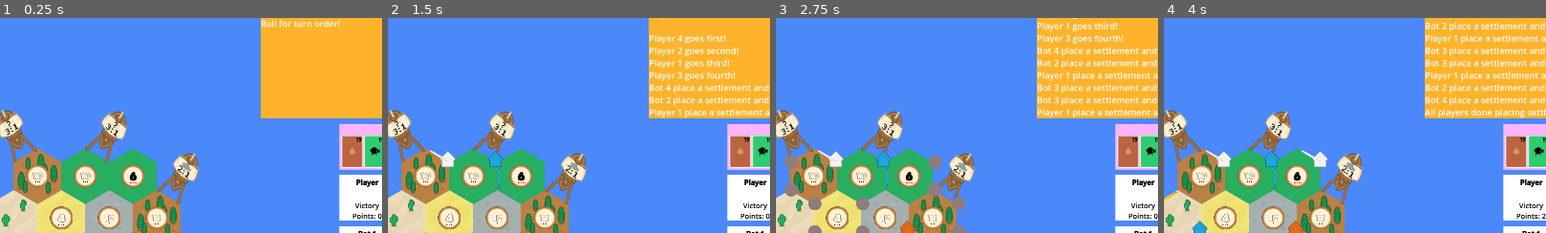
Above: before the commit, frames 1-4 (left to right).
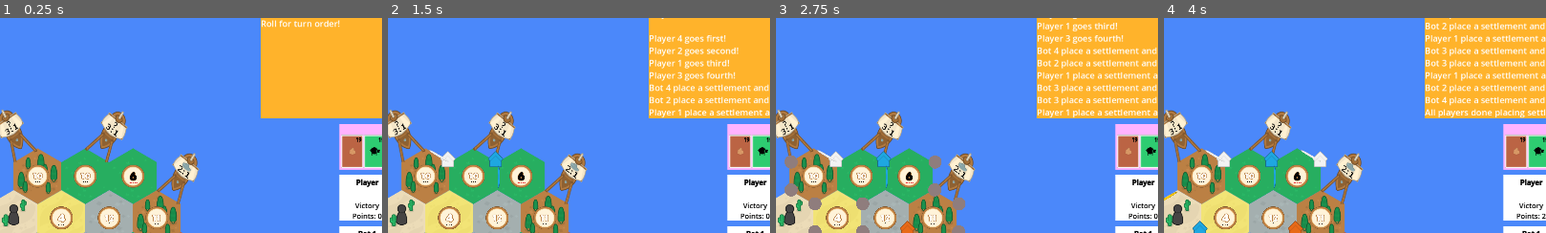
Above: after the commit, the same moments.

Repository: 0chasew0/Canaan-Client
Game: Godot game, scene res://scenes/canaan.tscn
Two runs of this game, one before a commit and one after it. Both use one fixed random seed, a clock stepped at 60 frames per second and the inputs below. This scene is started directly instead of the project's main scene.
Inputs (mouse positions are % of the whole screen's width and height, from its top left):
- Up to frame 1 (0.25 s): no input
- Up to frame 2 (1.5 s): click "Roll Dice" at 0.5 s; click (32, 57) at 1.27 s
- Up to frame 3 (2.75 s): click (32, 60) at 2 s
- Up to frame 4 (4 s): click (35, 47) at 2.77 s; click (36, 45) at 3.5 s
The pictures show only the part of the screen within x 36-86%, y 4-54%; the shares and areas given below are measured in that part.

The runs differ from the first frame. In frame 1, 0.2% of the frame differs, in the area x 2-5%, y 86-97%; in frame 2, 0.2%; in frame 3, 0.2%; in frame 4, 0.2%.

Commit message:
resources

Diff:
--- a/scenes/canaan.gd
+++ b/scenes/canaan.gd
@@ -11,6 +11,7 @@
 @onready var BOT_1_UI_BOX = $UILayer/Player2Background
 @onready var BOT_2_UI_BOX = $UILayer/Player3Background
 @onready var BOT_3_UI_BOX = $UILayer/Player4Background
+@onready var global_ui_resource_offset = 0
 
 # Game state variables
 @onready var global_vertices = null
@@ -35,6 +36,7 @@
 	"Wheat": 0,
 	"Stone": 0
 }
+@onready var ROBBER_POSITION = null
 
 # Debug vars
 @export var DEBUG_map_vertex_offset = Vector2(905, 671) # For the map vertices
@@ -102,6 +104,9 @@
 	ELIGIBLE_ROAD_VERTICES = global_vertices.duplicate()
 	init_settlement_buttons(global_vertices)
 
+	# Initialize Robber
+	await initialize_robber(standard_map, tile_positions)
+
 	# Initialize chat box setting(s)
 	chat_log.append_text("[font_size=%s]Welcome to Canaan!" % chat_log_font_size)
 
@@ -146,43 +151,52 @@
 	BOT_2_UI_BOX.get_node("VP").text = "[font_size=18][center]Victory Points: 2"
 	BOT_3_UI_BOX.get_node("VP").text = "[font_size=18][center]Victory Points: 2"
 
-	# Initialize Robber
-
-	main_game_loop()
-
-func main_game_loop():
+
+	main_game_loop(tile_positions, standard_map)
+
+func main_game_loop(tile_positions, standard_map):
 	GLOBAL_TURN_NUM = 1
 
 	# Bot functionality added for testing
-	for i in range(100): # Turn limit?
+	for i in range(400): # Turn limit?
 		if GLOBAL_TURN_NUM == PLAYER_TURN_NUM:
-			# Represents a single turn
+			# Turn Initializers
+			print("player turn")
+			roll_dice_btn.disabled = false
 
 			# Can play one development card before rolling dice
+
 			# Check for win
 
 			await roll_dice_btn.pressed # Wait for user to roll dice before continuing
 			DIE_ROLL_NUM = _on_roll_dice_pressed()
-
-
-			break
+			roll_dice_btn.disabled = true
+
+			# Generate resources for EACH player based on dice result, unless a 7 is rolled
+			# For friendly robber, check that no player has VP > 2, else do robber as normal
+			if DIE_ROLL_NUM == 7 and PLAYER_VP < 3 and BOT_1_VP < 3 and BOT_2_VP < 3 and BOT_3_VP < 3:
+				activate_robber()
+			await generate_resources_for_all_players(DIE_ROLL_NUM, tile_positions_local, tile_positions, standard_map)
+
+
 		elif GLOBAL_TURN_NUM == BOT_1_TURN_NUM:
+			print("bot 1 turn")
 			# Simulate dice roll
 
 			# Increment turn and end turn
 			GLOBAL_TURN_NUM += 1
 			if GLOBAL_TURN_NUM > 4:
 				GLOBAL_TURN_NUM = 1
-			pass
 		elif GLOBAL_TURN_NUM == BOT_2_TURN_NUM:
+			print("bot 2 turn")
+			GLOBAL_TURN_NUM += 1
 			if GLOBAL_TURN_NUM > 4:
 				GLOBAL_TURN_NUM = 1
-			pass
 		elif GLOBAL_TURN_NUM == BOT_3_TURN_NUM:
+			print("bot 3 turn")
+			GLOBAL_TURN_NUM += 1
 			if GLOBAL_TURN_NUM > 4:
 				GLOBAL_TURN_NUM = 1
-			pass
-
 
 func initialize_ui_boxes() -> void:
 	PLAYER_UI_BOX.get_node("PlayerName").text = "[font_size=18][center][b]Player"
@@ -191,11 +205,20 @@
 	BOT_3_UI_BOX.get_node("PlayerName").text = "[font_size=18][center][b]Bot 3"
 
 # Debug func
-func _draw():
-	for x in tile_positions_local:
-		draw_circle(x, 5, Color(Color.RED), 5.0)
-
-
+#func _draw():
+	#for x in tile_positions_local:
+		#draw_circle(x, 5, Color(Color.RED), 5.0)
+
+func initialize_robber(map_data, tile_positions):
+	# Find desert tile and place robber there
+	for i in range(len(tile_positions)):
+		var id = map_data.get_cell_source_id(tile_positions[i])
+		if id == 6: # 6 = desert
+			var local_coords_for_center_of_tile = tile_positions_local[i]
+			$MapLayer/Robber.position = local_coords_for_center_of_tile + Vector2(-32, -32)
+			ROBBER_POSITION = local_coords_for_center_of_tile
+			break
+	return
 
 # A client will only roll once
 func roll_for_who_goes_first():
@@ -296,6 +319,67 @@
 
 	# All functions require a sync to the server!
 
+# TODO
+func activate_robber():
+	pass
+
+func generate_resources_for_all_players(dice_result, tile_positions_local, tile_positions, map_data):
+
+	# Maps the visual resource num to it's Atlas ID in the TileSet
+	var RESOURCE_NUM_MAPPING = {
+		1: 2,
+		2: 3,
+		3: 4,
+		4: 5,
+		5: 6,
+		6: 8,
+		7: 9,
+		8: 10,
+		9: 11,
+		10: 12
+	}
+
+	var SOURCE_ID_TO_RESOURCE_MAPPING = {
+		1: "Tree",
+		2: "Sheep",
+		3: "Brick",
+		4: "Wheat",
+		5: "Stone"
+	}
+
+	# Check each settlements adjacent tiles to see if they match the dice result
+	var resources = []
+	for i in range(len(PLAYER_SETTLEMENTS)):
+		for j in range(len(tile_positions_local)):
+			# Should be the three closest tiles, where pos is the center of the tile
+			var distance = sqrt(((tile_positions_local[j].x - PLAYER_SETTLEMENTS[i].x)**2) + ((tile_positions_local[j].y - PLAYER_SETTLEMENTS[i].y)**2))
+			if distance < 75:
+				# Get the tiles atlas id and use the mapping
+				var resource_num_source_id = resource_num_map_layer.get_cell_source_id(tile_positions[j])
+				if RESOURCE_NUM_MAPPING[resource_num_source_id] == dice_result:
+					resources.append(map_data.get_cell_source_id(tile_positions[j]))
+
+	# Do a lookup to mapping dict and add to player's resource dict
+	var UI_offset = global_ui_resource_offset
+	for id in resources:
+		if id == 6: # Skip desert tile
+			continue
+		var resource = SOURCE_ID_TO_RESOURCE_MAPPING[id]
+		PLAYER_RESOURCES[resource] += 1
+
+		# Add resources as UI elements
+		for node in get_node("UILayer/Supply").get_children():
+			if node.name == resource:
+				var copied_ui_resource = node.duplicate()
+				$"UILayer/Resource Bar".add_child(copied_ui_resource, true)
+				copied_ui_resource.position = Vector2(6.5 + UI_offset, 9.3)
+				copied_ui_resource.z_index = 1
+				copied_ui_resource.remove_child(copied_ui_resource.get_children()[0]) # Removes the supply text from the top right of the card
+
+				break
+		UI_offset += 60
+	global_ui_resource_offset = UI_offset
+
 # Generate initial resources for the player, bot functionality added in for debug using global turn num
 func generate_initial_resources(GLOBAL_TURN_NUM, map_data, tile_positions, tile_positions_local):
 
@@ -335,6 +419,7 @@
 
 					break
 			UI_offset += 60
+		global_ui_resource_offset = UI_offset
 
 	# If the client is a bot
 	elif GLOBAL_TURN_NUM == BOT_1_TURN_NUM:
@@ -391,7 +476,7 @@
 
 	emit_signal("end_turn")
 
-# Convert the tile map coords to a local coordinate space
+# Convert the tile map coords to a local coordinate space -- gets the center of the tile
 func tile_map_coords_to_local_coords(tile_map, tile_positions) -> Array:
 	var local_coords = []
 	for pos in tile_positions:
@@ -944,7 +1029,7 @@
 			var tile_material = harbor_map_layer.get_cell_tile_data(harbor_positions[i]).get_material()
 			tile_material.set_shader_parameter("angle", angle)
 
-	# Add to add this hack in after upgrade to 4.4
+	# Had to add this hack in after upgrade to 4.4
 	var tile_material = harbor_map_layer.get_cell_tile_data(harbor_positions[0]).get_material()
 	tile_material.set_shader_parameter("angle", 30.01)
 
--- a/scenes/canaan.tscn
+++ b/scenes/canaan.tscn
@@ -35,6 +35,7 @@
 [ext_resource type="Texture2D" uid="uid://ctkx6eiltpvxy" path="res://images/Pieces (Blue)/pieceBlue_border09.png" id="32_bfw5m"]
 [ext_resource type="Texture2D" uid="uid://dyrdhhvmrnv83" path="res://images/Pieces (Blue)/pieceBlue_border13.png" id="33_8ntd2"]
 [ext_resource type="Texture2D" uid="uid://bx2eqmglx0kkd" path="res://images/Pieces (Yellow)/pieceYellow_border07.png" id="34_lxjc8"]
+[ext_resource type="Texture2D" uid="uid://d1j8tq3cl3vwb" path="res://images/robber.png" id="36_pohut"]
 [ext_resource type="Texture2D" uid="uid://cxrlfge3dtkrn" path="res://images/Resource_Cards/brick.png" id="36_vhk21"]
 [ext_resource type="Texture2D" uid="uid://ffptporsopha" path="res://images/Resource_Cards/sheep.png" id="37_doxtf"]
 [ext_resource type="Texture2D" uid="uid://b80kxahhsfvqb" path="res://images/Resource_Cards/stone.png" id="38_ai2yn"]
@@ -413,6 +414,22 @@
 [node name="Player1_Settlement_Timer" type="Timer" parent="MapLayer"]
 wait_time = 120.0
 
+[node name="Robber" type="TextureRect" parent="MapLayer"]
+z_index = 2
+anchors_preset = 8
+anchor_left = 0.5
+anchor_top = 0.5
+anchor_right = 0.5
+anchor_bottom = 0.5
+offset_left = -32.0
+offset_top = -32.0
+offset_right = 32.0
+offset_bottom = 32.0
+grow_horizontal = 2
+grow_vertical = 2
+pivot_offset = Vector2(32, 32)
+texture = ExtResource("36_pohut")
+
 [node name="UILayer" type="CanvasLayer" parent="."]
 
 [node name="Roll_Dice" type="Button" parent="UILayer"]
Binary file added: images/Harbors/pieceBlack_border02.png
Not shown, added: images/Harbors/pieceBlack_border02.png.import
Binary file added: images/robber.png
Not shown, added: images/robber.png.import
Not shown: 1 places in scenes/canaan.tscn that only renumber resources
